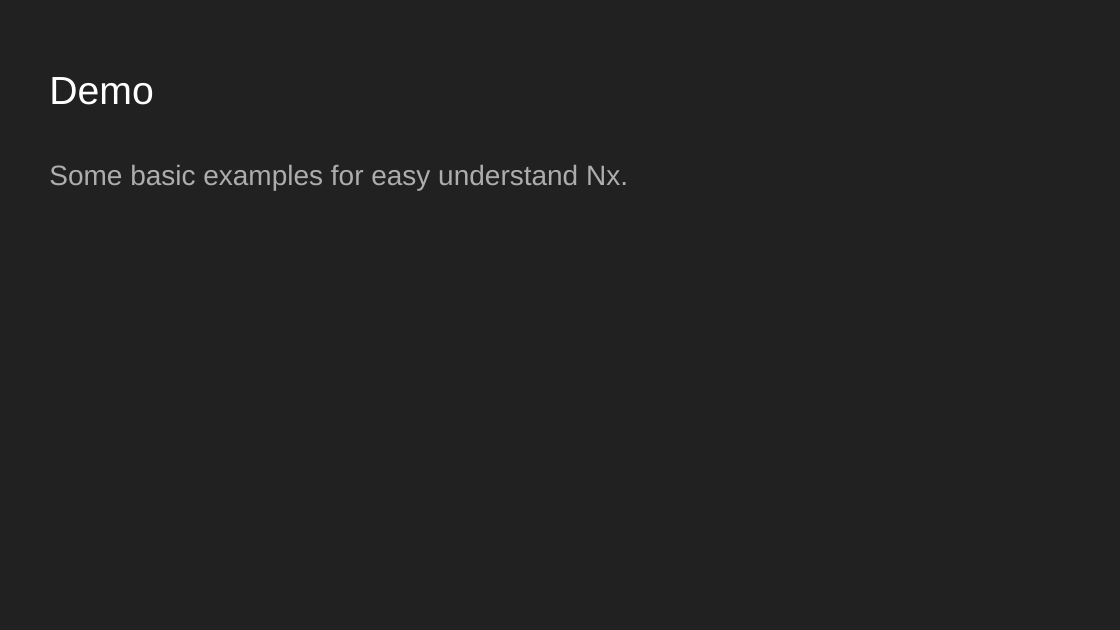
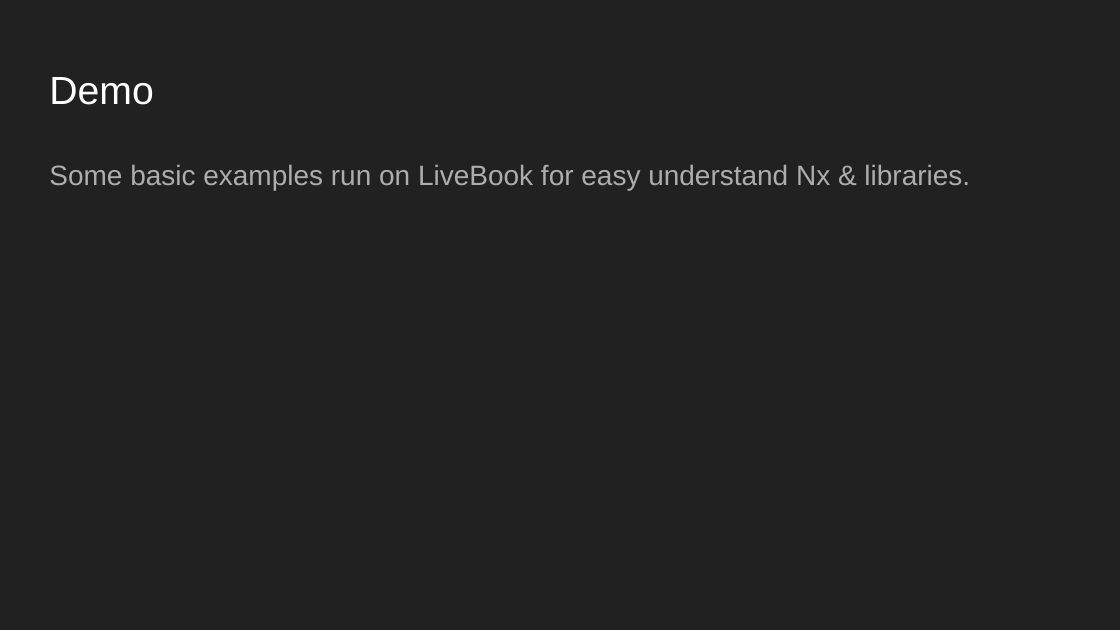
Before and after one commit to ohhi-vn/sharing_intro_nx, a slide deck: slide 14 of Slide/Introducing Nx lib.pptx. Drawn at 1120x630 pixels with LibreOffice and Linux fonts; fonts in the diff are those of the drawing. Boxes give left, top, right and bottom in pixels: in the first picture for what was removed or moved away, otherwise in the second. Text is boxed around its words. In the diff, an @@ line names an element or a change of style, - is before the commit and + after.

Commit message:
Update slide & example

```diff
--- a/Slide/Introducing Nx lib.pptx
+++ b/Slide/Introducing Nx lib.pptx
@@ text at box(49, 164, 970, 190): text changed @@
-Some basic examples for easy understand Nx.
+Some basic examples run on LiveBook for easy understand Nx & libraries.
```
Also in this commit, not shown: 12 other slides changed, 2 other files.
